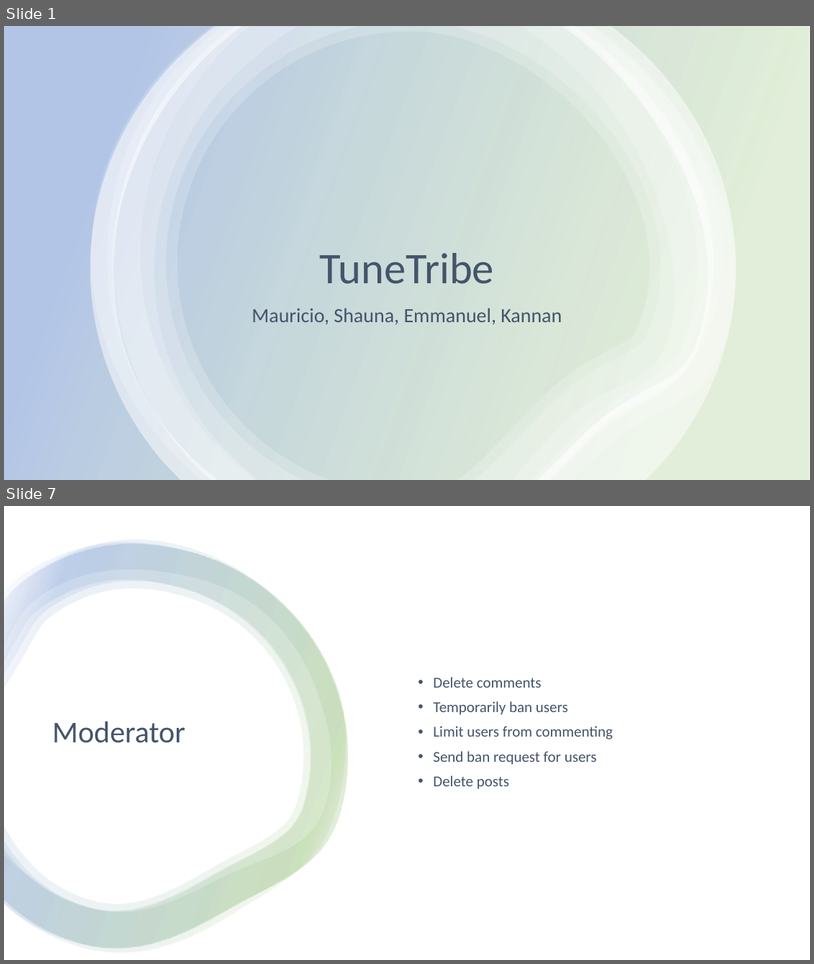
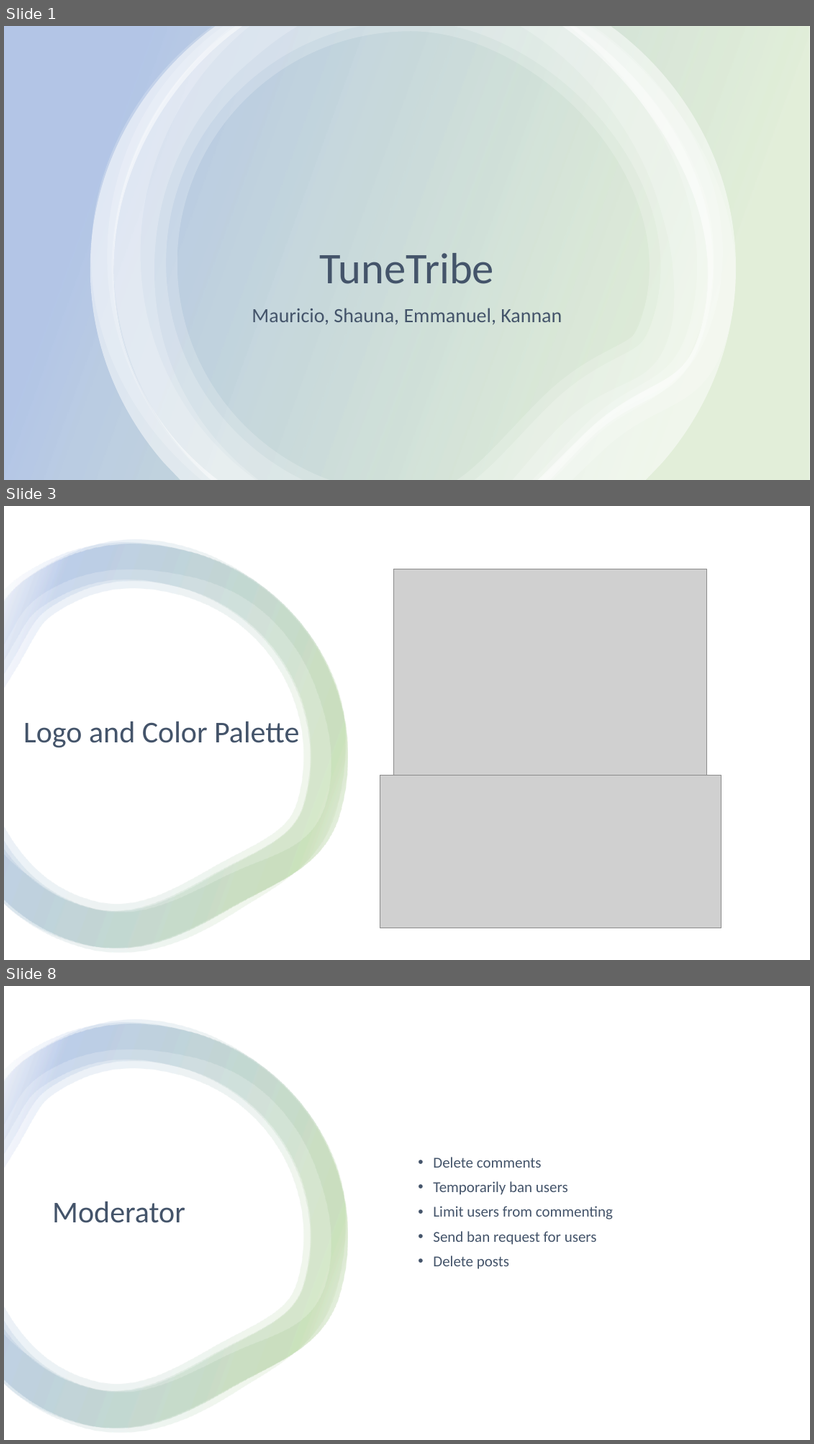
Before and after one commit to etgalang/TuneTribe, a slide deck: TuneTribe.pptx. Shown one above the other, each under a label of ours: slides 1 and 7 before the commit, slides 1, 3 and 8 after it; the slides between them are not shown. The pictures are 814x964 and 814x1444 pixels, drawn with LibreOffice and Linux fonts; fonts in the diff are those of the drawing; grey boxes stand for pictures. Boxes give left, top, right and bottom in pixels: in the first picture for what was removed or moved away, otherwise in the second. Text is boxed around its words. In the diff, an @@ line names an element or a change of style, - is before the commit and + after.

```diff
--- a/TuneTribe.pptx
+++ b/TuneTribe.pptx
@@ slide 3 added at [4, 506, 810, 960], background #FFFFFF @@
@@ rectangle added at [4, 506, 810, 960], fill #FFFFFF @@
@@ group added at [4, 540, 348, 952]: 4 freeform shapes @@
@@ picture added at [394, 569, 707, 818] @@
@@ title added at [23, 721, 299, 747], 36 pt, text #44546A @@
+Logo and Color Palette
@@ picture added at [381, 775, 721, 928] @@
@@ what was slide 7 is now slide 8 @@
```
Also in this commit, not shown: 4 slides changed.
